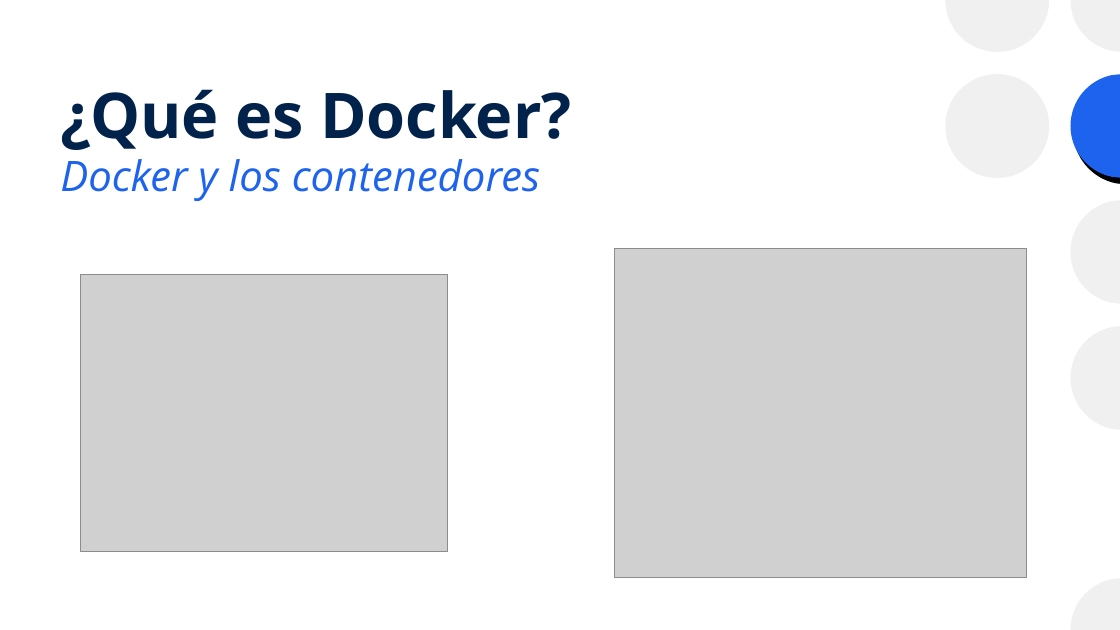
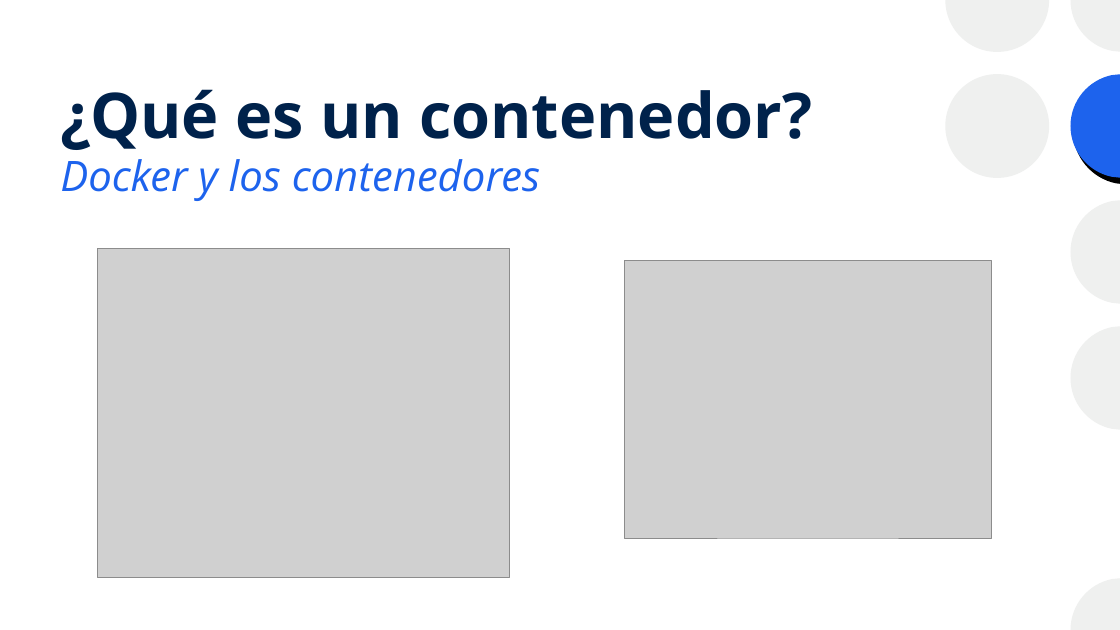
Before and after one commit to josanri/docker-workshop, a slide deck: slide 5 of Introducción a Docker.pptx. Drawn at 1120x630 pixels with LibreOffice and Linux fonts; fonts in the diff are those of the drawing; grey boxes stand for pictures. Boxes give left, top, right and bottom in pixels: in the first picture for what was removed or moved away, otherwise in the second. Text is boxed around its words. In the diff, an @@ line names an element or a change of style, - is before the commit and + after.

Commit message:
Añadida diapositiva de Docker como plataforma

```diff
--- a/Introducción a Docker.pptx
+++ b/Introducción a Docker.pptx
@@ title at [60, 89, 812, 150]: text changed @@
-¿Qué es Docker?
+¿Qué es un contenedor?
@@ picture: place and size @@
-picture at [614, 249, 1026, 577]
+picture at [97, 249, 509, 577]
@@ picture: place and size @@
-picture at [81, 274, 448, 551]
+picture at [624, 260, 991, 538]
```
Also in this commit, not shown: 14 other slides changed, 1 slide added, 1 slide removed, 1 other file.
